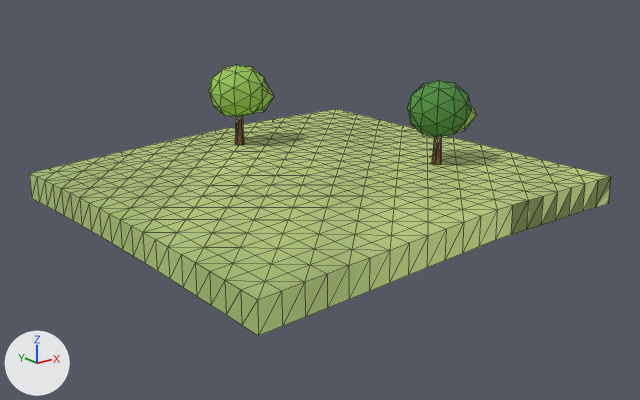
The glTF model client/public/models/chunks/-4_-3.glb as it was, and as the next commit left it.
Both versions are drawn from a camera (50 mm lens) standing at (-143.1, 26.1, 20.1) and looking at (-105.1, 73.6, 1.1). Arrows for +X, +Y and +Z are at lower left; the lights stay in place. The first picture is the older version. Mesh edges are drawn as thin lines. Vertices at exactly the same position are counted once.

In view in the first picture: 'scenery', 'terrain'.
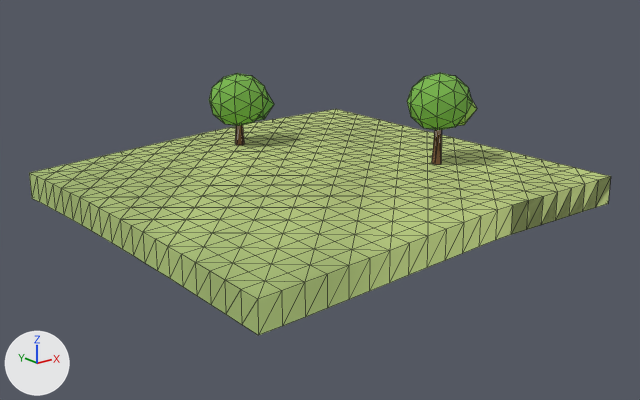
What changed in the scene script:
```text
Change me_scenery:
    used by ob_scenery; location = (0.0, 0.0, 0.0)
    before: 0 (-105.0, 83.8, 6.6), 2 (-104.8, 83.9, 6.6), 4 (-104.9, 84.2, 6.6), 6 (-105.1, 84.2, 6.6), 8 (-105.2, 83.9, 6.6)
    before: 10 (-105.0, 84.0, 6.6)
    before: 66 (-97.0, 69.8, 6.4), 68 (-96.8, 69.9, 6.4), 70 (-96.9, 70.2, 6.4), 72 (-97.1, 70.2, 6.4), 74 (-97.2, 69.9, 6.4)
    before: 76 (-97.0, 70.0, 6.4)
    remove me_scenery.from_pydata(...)  # 132 vertices, 240 faces; spans x -107.4..-94.3, y 67.9..86.1, z 3.1..9.5
    add me_scenery.from_pydata(...)  # 132 vertices, 240 faces; spans x -107.4..-94.3, y 67.9..86.1, z 3.1..9.8
    me_scenery part 1: the loose piece of 42 vertices spanning x -107.4..-102.6, y 81.9..86.1, z 5.3..9.5 is moved by (0.0, 0.0, -0.7)
    me_scenery part 2: the loose piece of 12 vertices spanning x -105.2..-102.4, y 82.2..84.8, z 5.6..8.3 is moved by (0.0, 0.0, -0.6)
    me_scenery part 3: the loose piece of 42 vertices spanning x -99.3..-94.7, y 67.9..72.1, z 5.1..9.3 is moved by (0.0, 0.0, 0.5)
    me_scenery part 4: the loose piece of 12 vertices spanning x -97.3..-94.3, y 68.3..70.7, z 5.4..8.1 is moved by (0.0, 0.0, 0.5)
    me_scenery part 5
    add for i in [0, 2, 4, 6, 8, 10]: me_scenery.vertices[i].co += Vector((0.0, 0.0, -0.6))
    me_scenery part 6
    add for i in [66, 68, 70, 72, 74, 76]: me_scenery.vertices[i].co += Vector((0.0, 0.0, 0.4))
    me_scenery part 7: 199 faces centred in x -107.2..-94.7, y 68.0..86.0, z 5.4..9.3 are repainted in the vertex colours; the middle colour goes from green #96c357 to green #78b54c
```

Location of each change, [x1, y1, x2, y2] in pixels of the pictures (640 x 400 px; the box of a moved part takes in the faces that stretch with it):
'scenery', reshaped, recoloured (9% shorter): before [209, 64, 477, 165]; after [209, 73, 477, 165]
part 1 of me_scenery, moved or reshaped: before [209, 64, 268, 117]; after [209, 73, 267, 126]
part 2 of me_scenery, moved or reshaped: before [255, 84, 274, 113]; after [257, 91, 274, 120]
part 3 of me_scenery, moved or reshaped: before [407, 80, 472, 137]; after [407, 73, 472, 130]
part 4 of me_scenery, moved or reshaped (mostly hidden): before [458, 104, 477, 132]; after [457, 99, 477, 126]
part 5 of me_scenery, moved or reshaped (mostly hidden): before [235, 117, 244, 145]; after [235, 125, 244, 145]
part 6 of me_scenery, moved or reshaped: before [432, 137, 441, 165]; after [432, 130, 442, 165]
part 7 of me_scenery, recoloured: before [209, 64, 476, 137]; after [209, 73, 477, 130]
